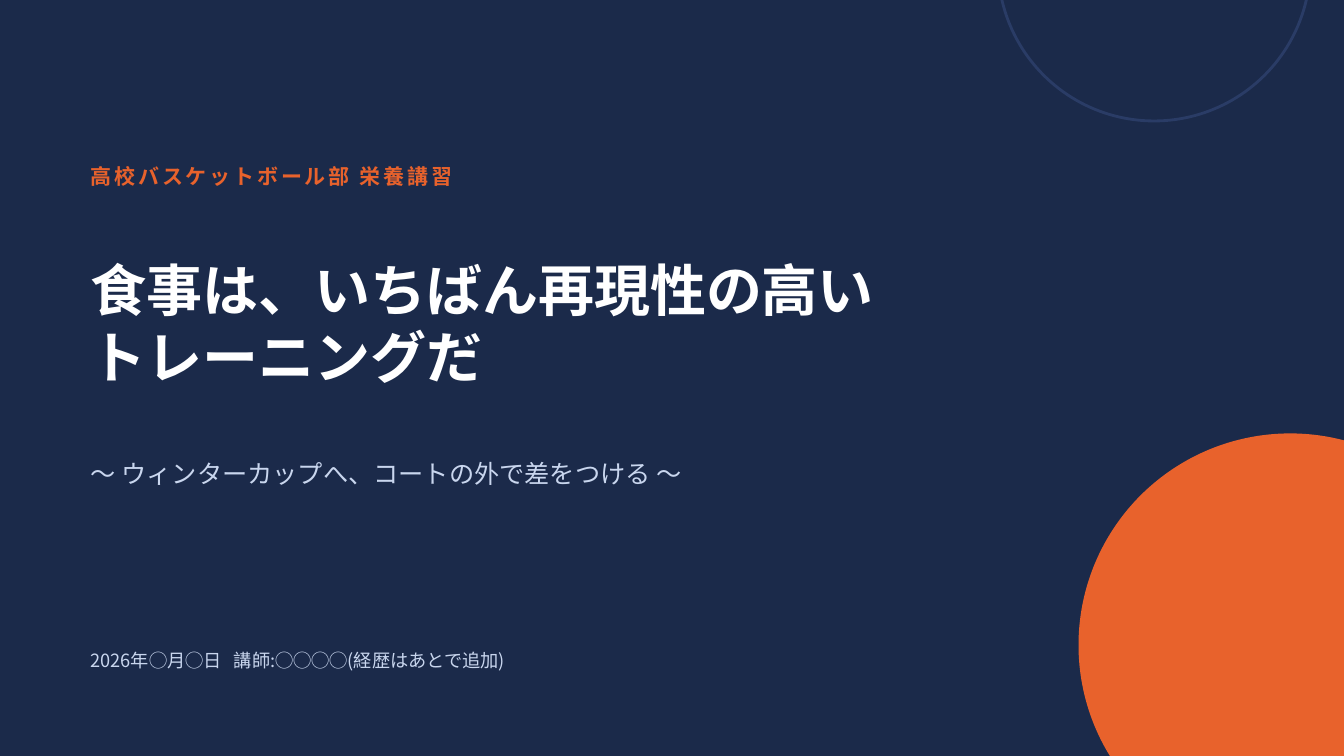
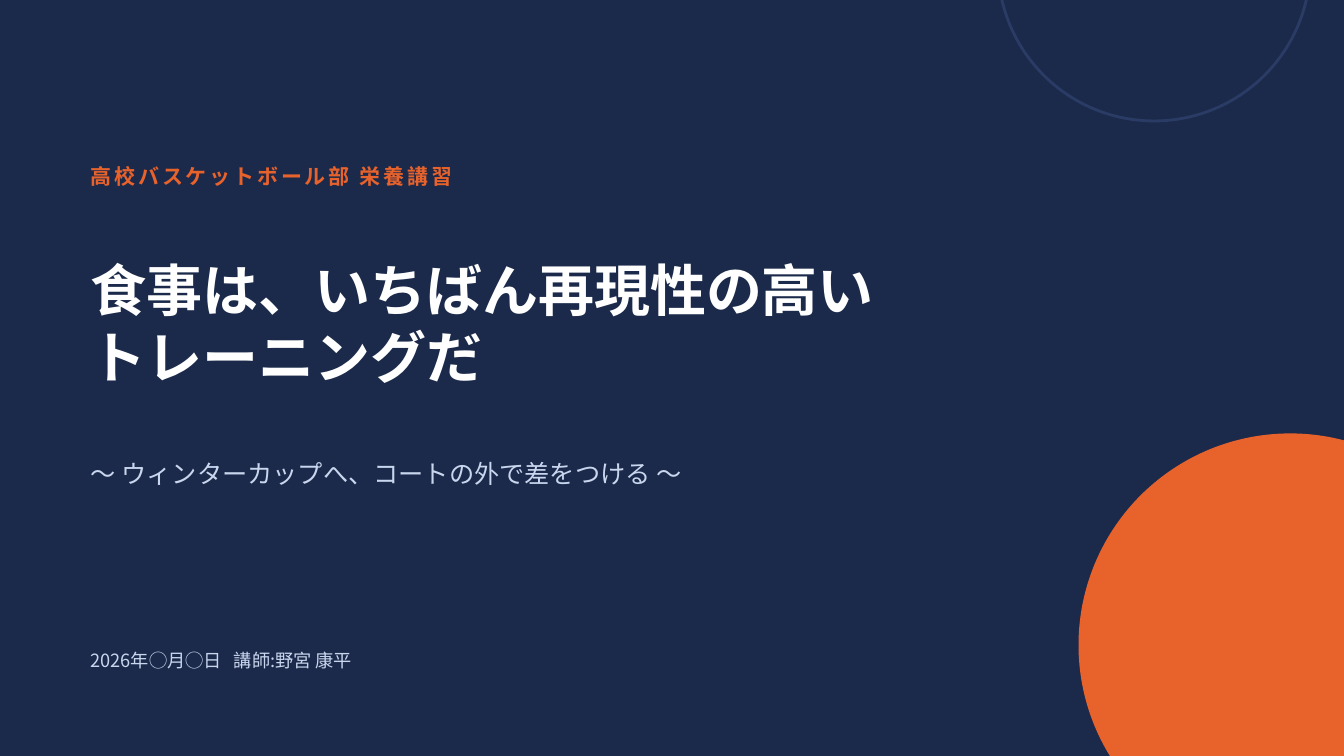
Before and after one commit to k-nomiya/Claude-Code-Test, a slide deck: slide 1 of nutrition-workshop/slides.pptx. Drawn at 1344x756 pixels with LibreOffice and Linux fonts; fonts in the diff are those of the drawing. Boxes give left, top, right and bottom in pixels: in the first picture for what was removed or moved away, otherwise in the second. Text is boxed around its words. In the diff, an @@ line names an element or a change of style, - is before the commit and + after.

```diff
--- a/nutrition-workshop/slides.pptx
+++ b/nutrition-workshop/slides.pptx
@@ text at (91,651,352,669): text changed @@
-2026年◯月◯日 講師:◯◯◯◯(経歴はあとで追加)
+2026年◯月◯日 講師:野宮 康平
```
Also in this commit, not shown: 2 slides added.
